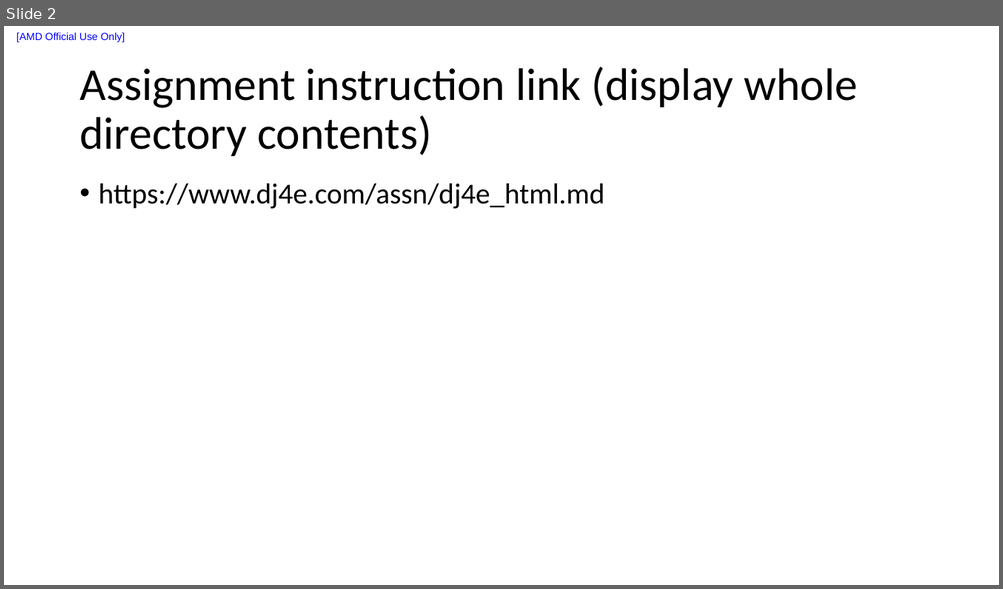
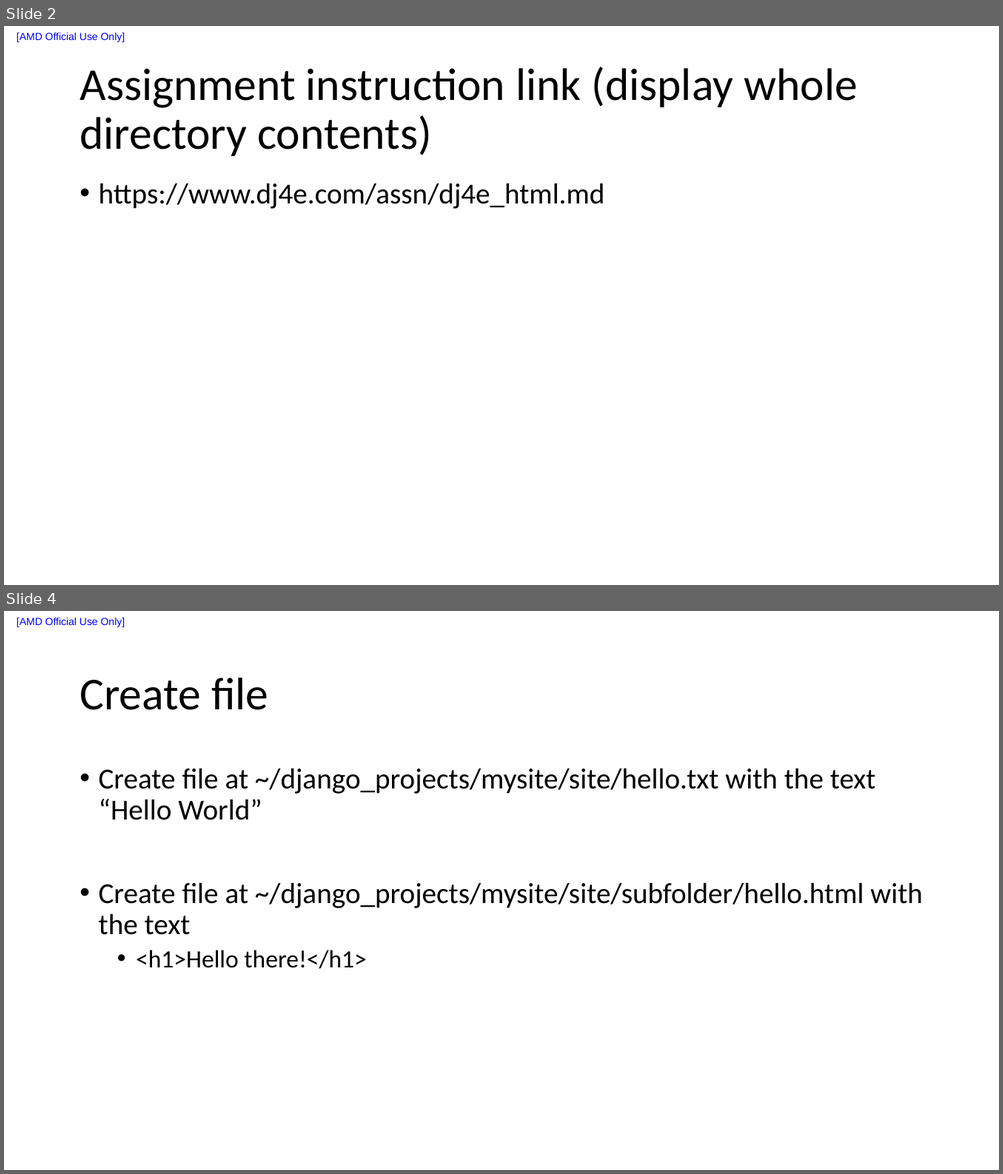
Before and after one commit to liuxu-github-ui/Django, a slide deck: Web Application Technologies and Django/week3/Add HTML content assginment.pptx. Shown one above the other, each under a label of ours: slide 2 before the commit, slides 2 and 4 after it; the slides between them are not shown. The pictures are 1003x589 and 1003x1174 pixels, drawn with LibreOffice and Linux fonts; fonts in the diff are those of the drawing. Boxes give left, top, right and bottom in pixels: in the first picture for what was removed or moved away, otherwise in the second. Text is boxed around its words. In the diff, an @@ line names an element or a change of style, - is before the commit and + after.

```diff
--- a/Web Application Technologies and Django/week3/Add HTML content assginment.pptx
+++ b/Web Application Technologies and Django/week3/Add HTML content assginment.pptx
@@ slide 4 added at bbox=[4, 611, 999, 1170], background #FFFFFF; not listed: 1 template element that a slide beside it also shows @@
@@ title added at bbox=[79, 678, 268, 710], 44 pt, text #000000 @@
+Create file
@@ text added at bbox=[99, 768, 922, 969], 28 pt, text #000000 @@
+• Create file at ~/django_projects/mysite/site/hello.txt with the text “Hello World”
+• Create file at ~/django_projects/mysite/site/subfolder/hello.html with the text
+  • <h1>Hello there!</h1>
```
Also in this commit, not shown: 1 slide changed, 2 other slides added, 3 other files.
